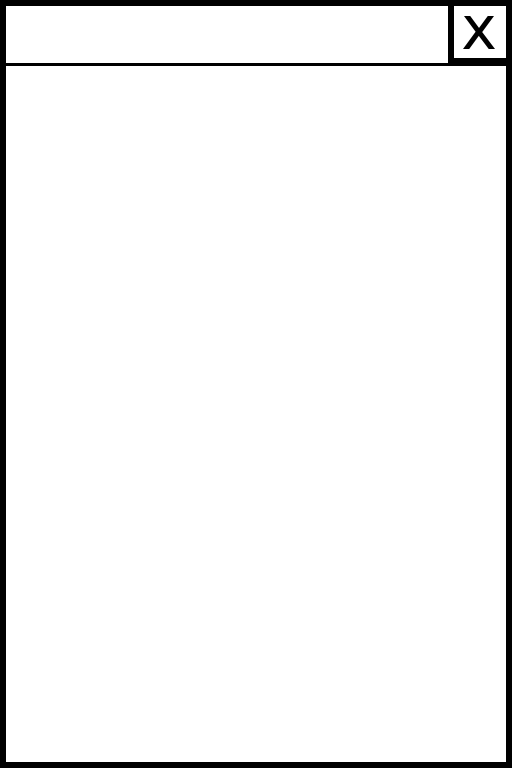
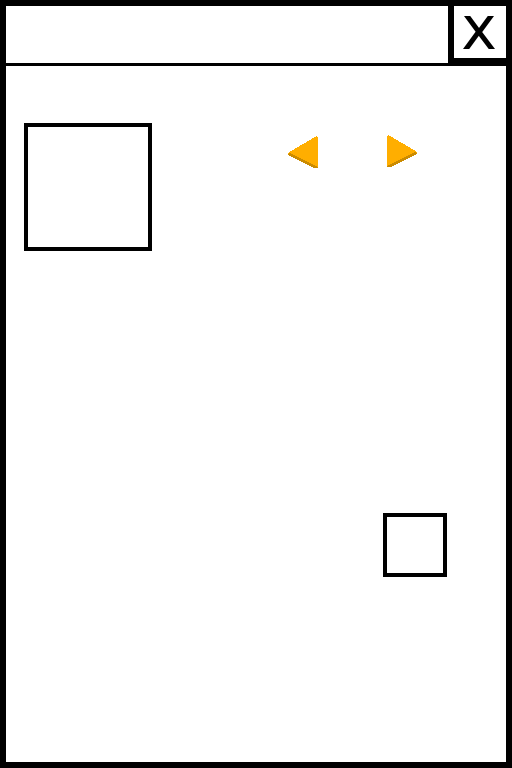
Layer changes from the first 512x768 image to the second:
added layer "Capa pegada #3" above "Capa pegada #2" over [383, 513, 447, 577]
added layer "Capa pegada #2" above "Capa pegada #1" over [24, 123, 152, 251]
added layer "Capa pegada #1" above "Capa" over [288, 136, 318, 168]
added layer "Capa" above "Capa pegada" over [387, 135, 417, 167]
